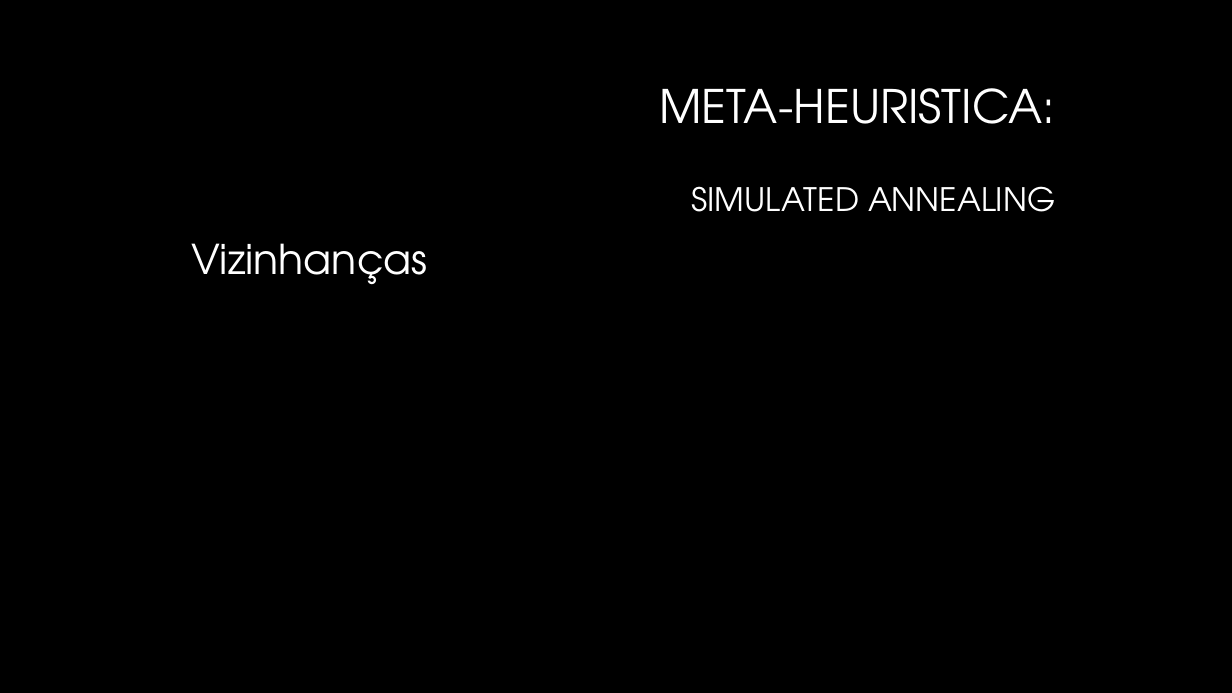
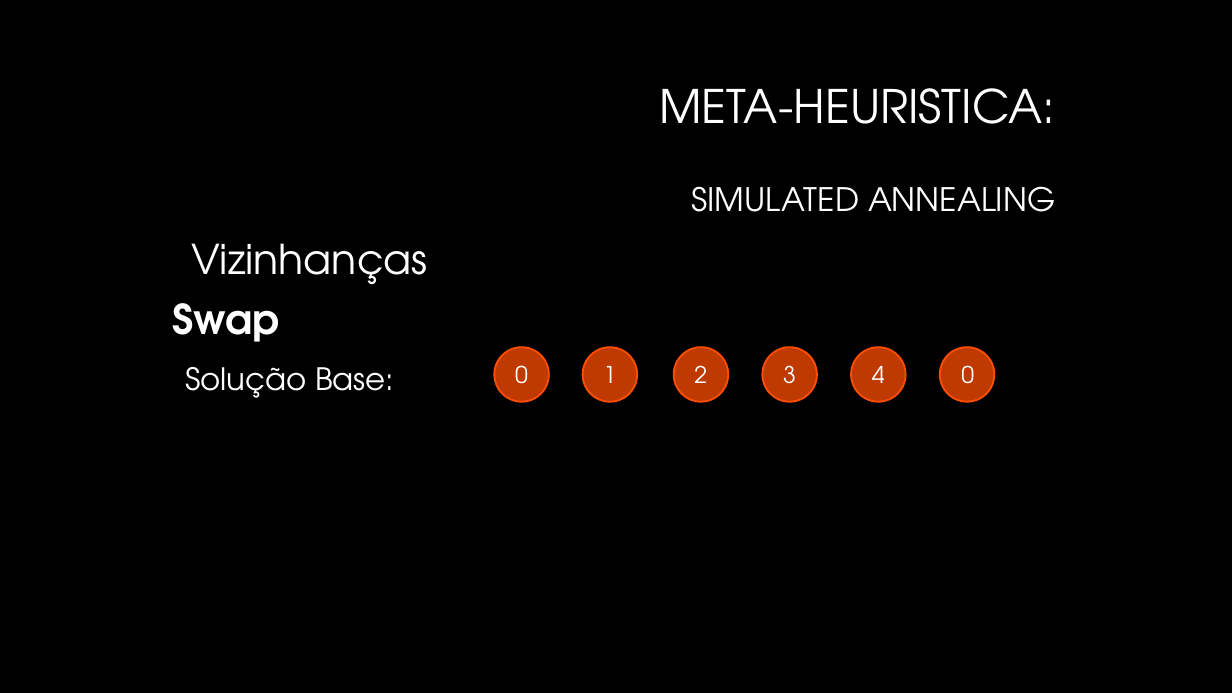
Before and after one commit to Pedro-Magalhaes/IA-Trabalho01, a slide deck: slide 9 of Apresentacao.pptx. Drawn at 1232x693 pixels with LibreOffice and Linux fonts; fonts in the diff are those of the drawing; background and template pictures are left out. Boxes give left, top, right and bottom in pixels: in the first picture for what was removed or moved away, otherwise in the second. Text is boxed around its words. In the diff, an @@ line names an element or a change of style, - is before the commit and + after.

```diff
--- a/Apresentacao.pptx
+++ b/Apresentacao.pptx
@@ text added at box(172, 303, 279, 342), 32 pt, text #FFFFFF, bold @@
+Swap
@@ ellipse added at box(494, 348, 549, 402), fill #FF4E00 at 75% opacity, outline #FF4E00 1.42 pt @@
@@ ellipse added at box(583, 348, 638, 402), fill #FF4E00 at 75% opacity, outline #FF4E00 1.42 pt @@
@@ ellipse added at box(674, 348, 728, 402), fill #FF4E00 at 75% opacity, outline #FF4E00 1.42 pt @@
@@ ellipse added at box(762, 348, 817, 402), fill #FF4E00 at 75% opacity, outline #FF4E00 1.42 pt @@
@@ ellipse added at box(851, 348, 906, 402), fill #FF4E00 at 75% opacity, outline #FF4E00 1.42 pt @@
@@ ellipse added at box(940, 348, 994, 402), fill #FF4E00 at 75% opacity, outline #FF4E00 1.42 pt @@
@@ text added at box(185, 367, 394, 398), 24 pt, text #FFFFFF @@
+Solução Base:
@@ text added at box(515, 365, 528, 384), 18 pt, text #FFFFFF @@
+0
@@ text added at box(603, 366, 616, 383), 18 pt, text #FFFFFF @@
+1
@@ text added at box(694, 365, 707, 383), 18 pt, text #FFFFFF @@
+2
@@ text added at box(783, 365, 796, 384), 18 pt, text #FFFFFF @@
+3
@@ text added at box(872, 366, 885, 383), 18 pt, text #FFFFFF @@
+4
@@ text added at box(961, 365, 974, 384), 18 pt, text #FFFFFF @@
+0
```
Also in this commit, not shown: 3 other slides changed, 3 slides added.
